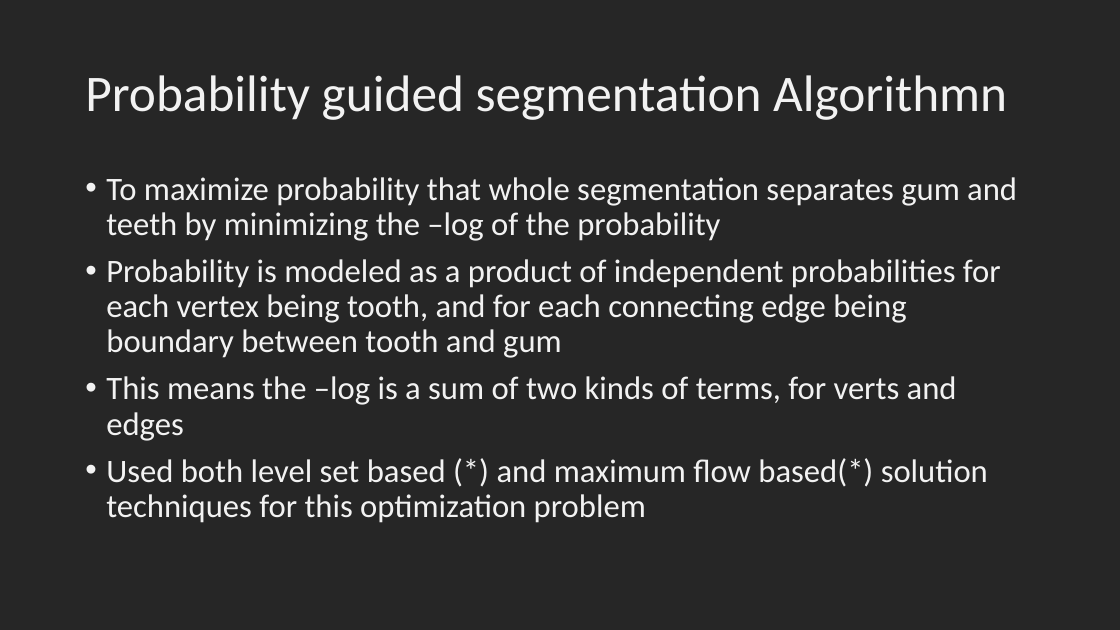
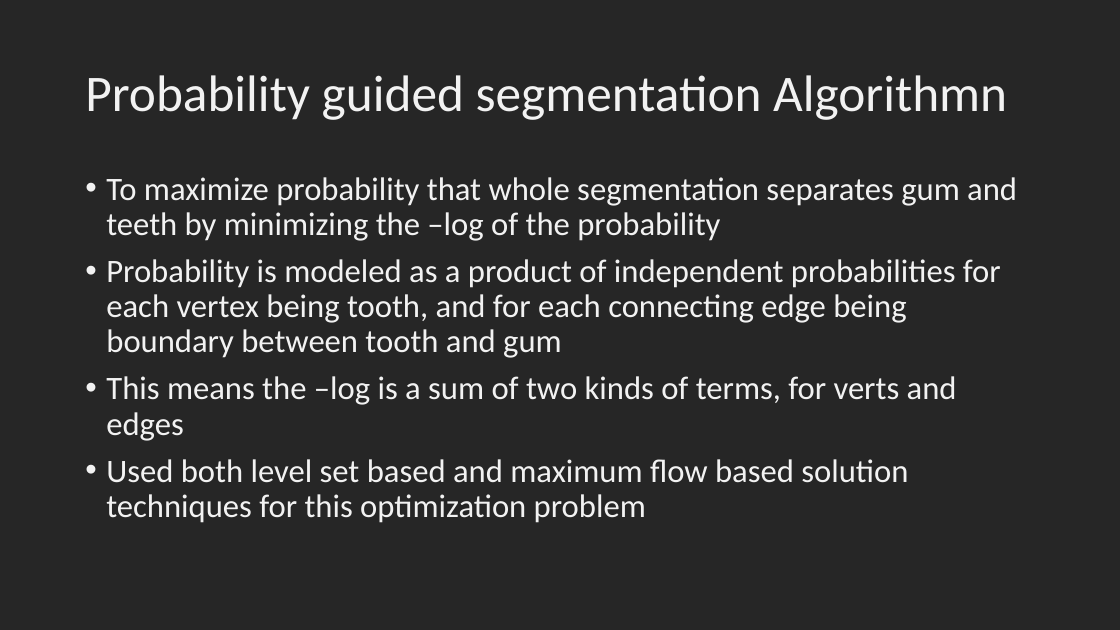
Before and after one commit to qwerty6601/Android_Movie_App, a slide deck: slide 12 of Machine Learning Projects/Machine_Learning_Internship_Promadent.pptx. Drawn at 1120x630 pixels with LibreOffice and Linux fonts; fonts in the diff are those of the drawing. Boxes give left, top, right and bottom in pixels: in the first picture for what was removed or moved away, otherwise in the second. Text is boxed around its words. In the diff, an @@ line names an element or a change of style, - is before the commit and + after.

Commit message:
small change to ML presentation

```diff
--- a/Machine Learning Projects/Machine_Learning_Internship_Promadent.pptx
+++ b/Machine Learning Projects/Machine_Learning_Internship_Promadent.pptx
@@ text at (106, 459, 908, 523): text changed @@
-• Used both level set based (*) and maximum flow based(*) solution techniques for this optimization problem
+• Used both level set based and maximum flow based solution techniques for this optimization problem
```
Also in this commit, not shown: 1 other slide changed.
